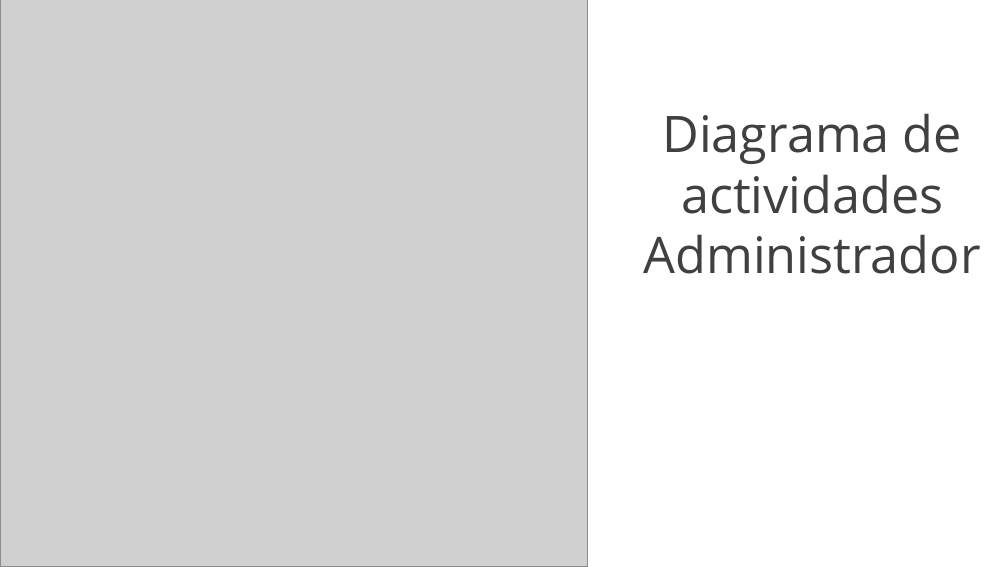
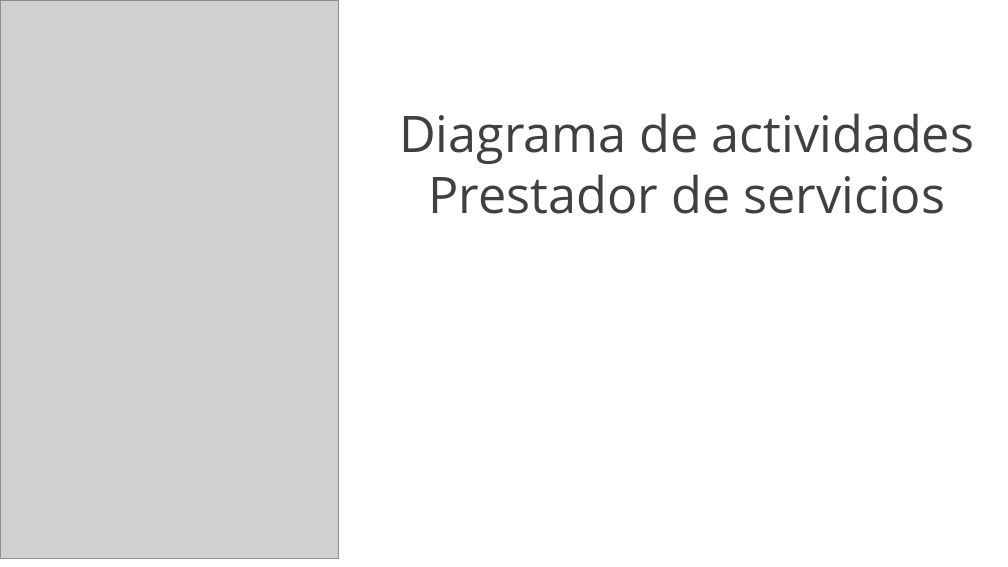
Before and after one commit to yeseniaquejada/SERVICE_MARKET, a slide deck: slide 23 of PROYECTO FORMATIVO.pptx (slide 25 before the commit). Drawn at 1008x567 pixels with LibreOffice and Linux fonts; fonts in the diff are those of the drawing; grey boxes stand for pictures; background and template pictures are left out. Boxes give left, top, right and bottom in pixels: in the first picture for what was removed or moved away, otherwise in the second. Text is boxed around its words. In the diff, an @@ line names an element or a change of style, - is before the commit and + after.

```diff
--- a/PROYECTO FORMATIVO.pptx
+++ b/PROYECTO FORMATIVO.pptx
@@ picture: place and size @@
-picture at <box>0,0,588,566</box>
+picture at <box>0,0,339,559</box>
@@ text "Diagrama de actividades": place and size @@
-text "Diagrama de actividades" at <box>644,113,981,274</box>
+text "Diagrama de actividades" at <box>399,113,974,214</box>
@@ text at <box>428,174,945,214</box>: text changed @@
-Administrador
+Prestador de servicios
```
Also in this commit, not shown: 6 other slides changed, 2 slides removed, 31 other files.
